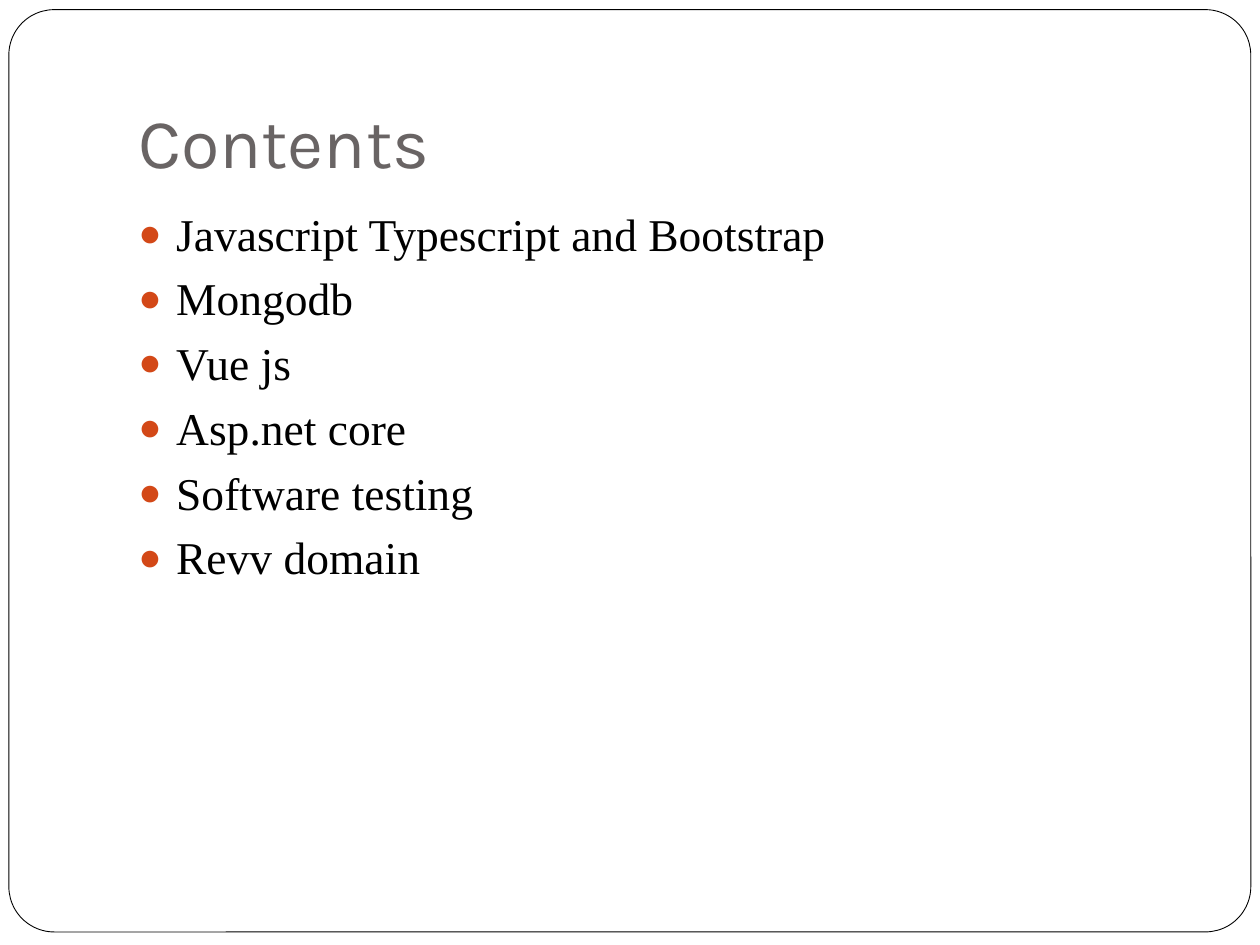
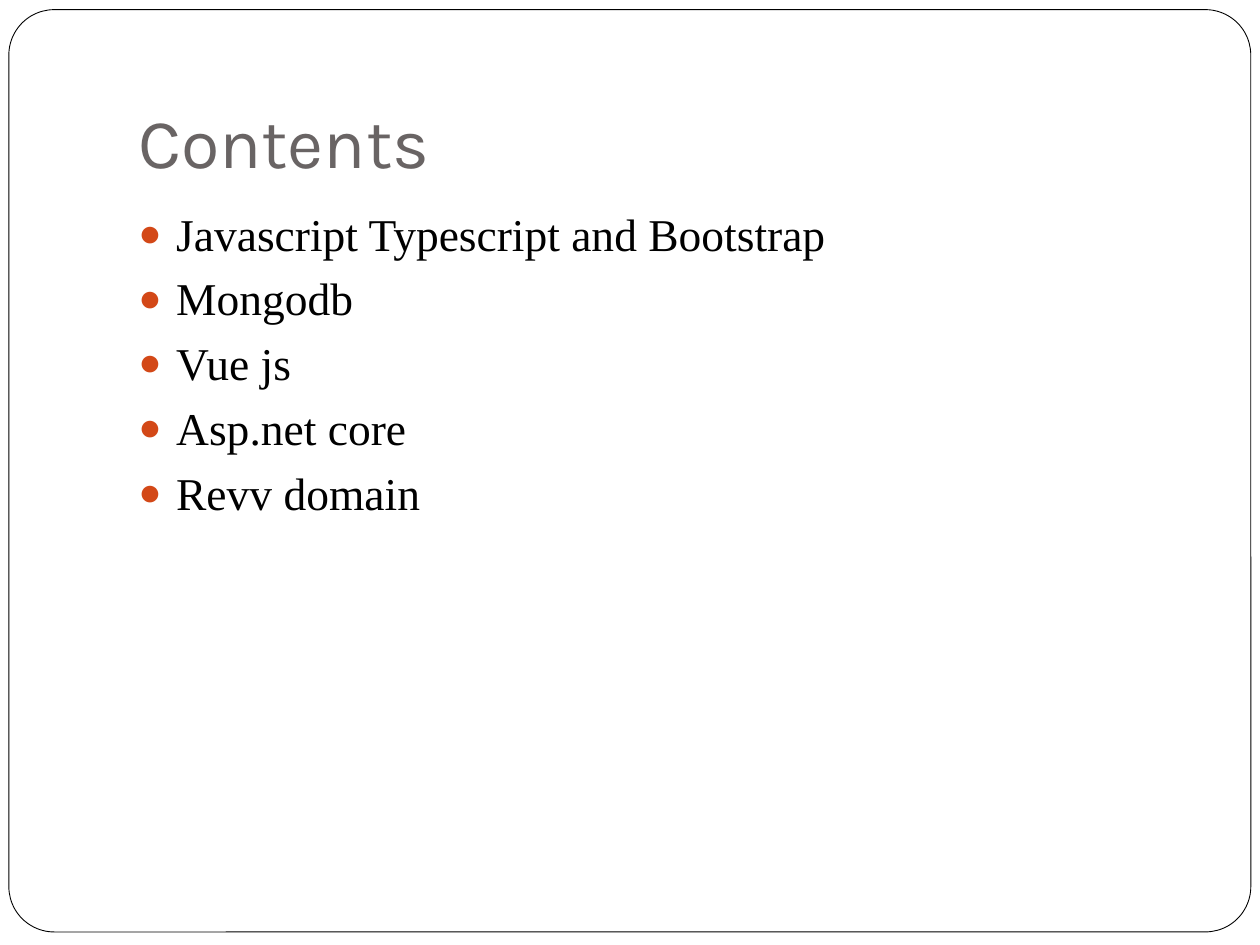
Before and after one commit to rosemarythomas994/VueR-assignment, a slide deck: slide 2 of Presentation Assignment.pptx. Drawn at 1260x945 pixels with LibreOffice and Linux fonts; fonts in the diff are those of the drawing. Boxes give left, top, right and bottom in pixels: in the first picture for what was removed or moved away, otherwise in the second. Text is boxed around its words. In the diff, an @@ line names an element or a change of style, - is before the commit and + after.

```diff
--- a/Presentation Assignment.pptx
+++ b/Presentation Assignment.pptx
@@ text at <box>176,478,473,519</box>: paragraph removed @@
-● Software testing
```
Also in this commit, not shown: 4 other slides changed, 1 slide removed, 1 other file.
